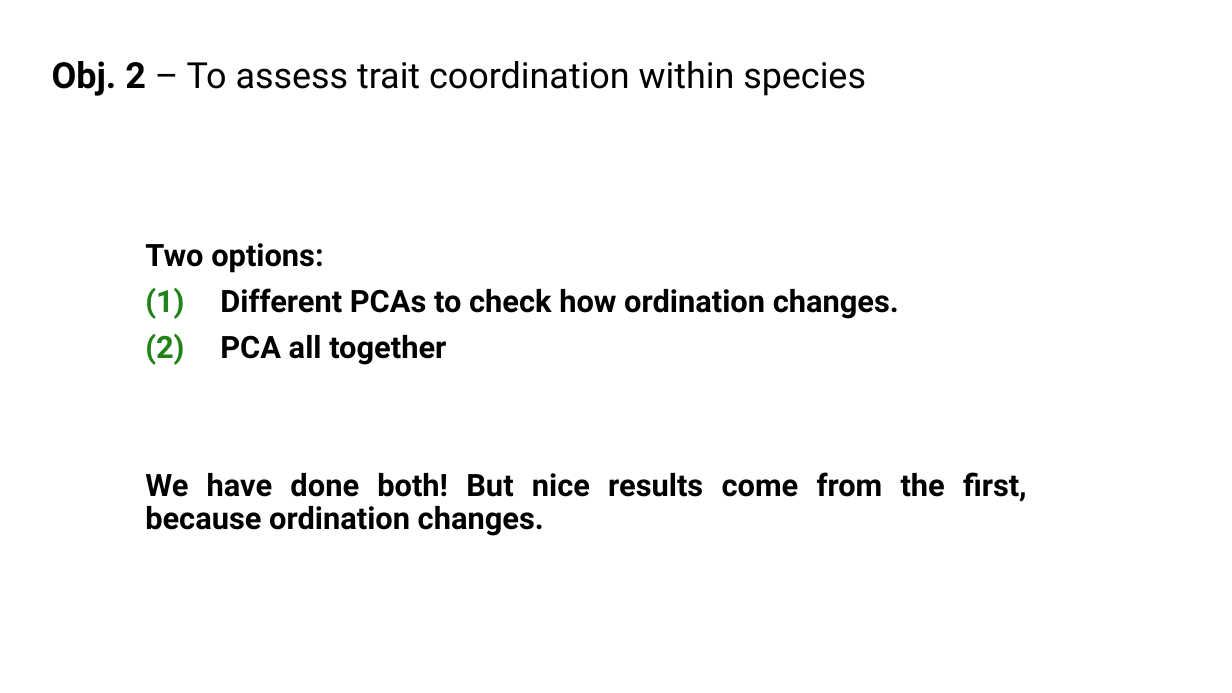
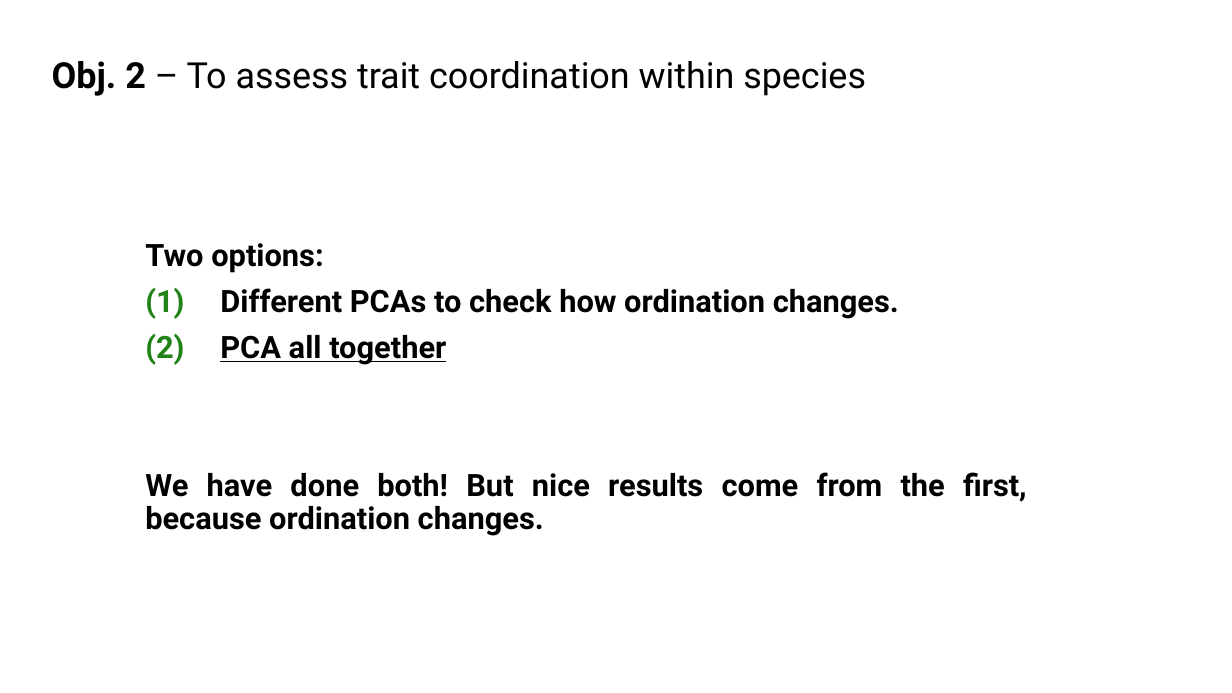
Before and after one commit to cris-fernandez/Tesis_Individuo, a slide deck: slide 11 of 06_ppts/Chapter2_variable_selection.pptx (slide 10 before the commit). Drawn at 1232x693 pixels with LibreOffice and Linux fonts; fonts in the diff are those of the drawing. Boxes give left, top, right and bottom in pixels: in the first picture for what was removed or moved away, otherwise in the second. Text is boxed around its words. In the diff, an @@ line names an element or a change of style, - is before the commit and + after.

```diff
--- a/06_ppts/Chapter2_variable_selection.pptx
+++ b/06_ppts/Chapter2_variable_selection.pptx
@@ text at [220,335,446,365]: underline on in "PCA all together" @@
```
Also in this commit, not shown: 12 other slides changed, 1 slide added, 3 other files.
